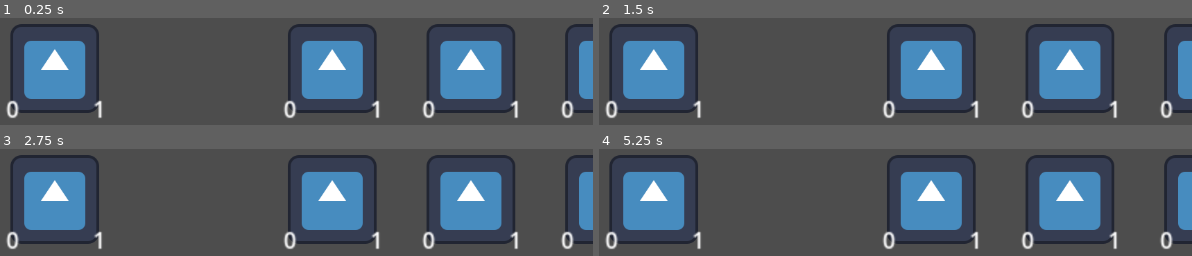
Above: before the commit, frames 1-4 (two rows, left to right).
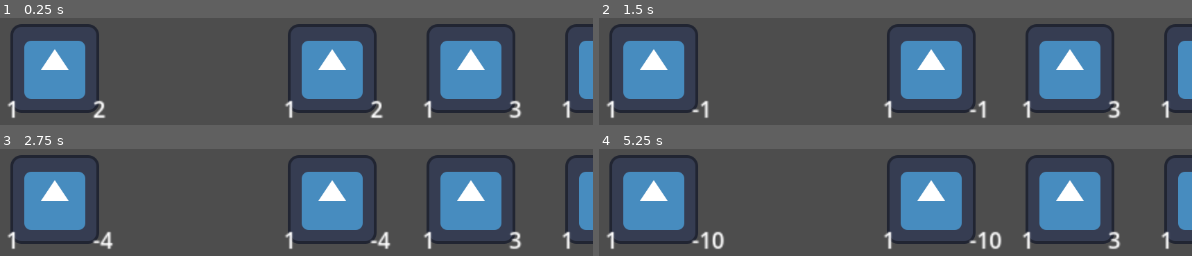
Above: after the commit, the same moments.

Repository: gknutson1/mass-effect-3
Game: Godot game, scene res://battle.tscn
The game is run twice, just before and just after one commit, with the same random seed, the same clock (stepped at 60 frames per second) and the same inputs. The engine's default icon, where the game draws it, is replaced by a stand-in: a white triangle on a blue panel in a dark square.
Inputs:
- Up to frame 1 (0.25 s): no input
- Up to frame 2 (1.5 s): tap Enter at 1.25 s
- Up to frame 3 (2.75 s): tap Space at 2 s
- Up to frame 4 (5.25 s): tap Enter at 5 s

The runs differ from the first frame. In frame 1, 1.7% of the frame differs, in the area x 1-97%, y 76-94%; in frame 2, 1.9%; in frame 3, 2.0%; in frame 4, 2.4%.

Commit message:
Here they go killin again

Diff:
--- a/BattleManager.gd
+++ b/BattleManager.gd
@@ -44,28 +44,34 @@
 	pass
 
 func can_battle() -> bool:
+	print("Can battle!")
 	return team1.size() > 0 && team2.size() > 0
 
 func fight_round():
-	var attacker1 = team1[0]
-	var attacker2 = team2[0]
+	var attacker1_obj = team1[0]
+	var attacker2_obj = team2[0]
 
-	if !(attacker1 is Character && attacker2 is Character):
-		return
+	var attacker1 = attacker1_obj.get_node("Character") as Character
+	var attacker2 = attacker2_obj.get_node("Character") as Character
 
+	print("Damage!")
 	attacker1.health -= attacker2.attack
 	attacker2.health -= attacker1.attack
 
-	for character in team1:
-		character.execute_abilities(self)
+	#for character in team1:
+		#character.execute_abilities(self)
+		#
+	#for character in team2:
+		#character.execute_abilities(self)
 
-	for character in team2:
-		character.execute_abilities(self)
+	var kill1 = team1.filter(is_alive)
+	var kill2 = team2.filter(is_alive)
 
-	team1.filter(is_alive)
-	team2.filter(is_alive)
+	var kill = kill1 + kill2
+
+
 
 	pass
 
-func is_alive(character) -> bool:
+func is_alive(character: Character) -> bool:
 	return character.health > 0
--- a/Character.gd
+++ b/Character.gd
@@ -3,8 +3,8 @@
 class_name Character
 
 var char_name = ""
-var health = 1;
-var attack = 0;
+var health = 3;
+var attack = 1;
 var defense = 0;
 
 @onready var health_label = get_node("../HealthLabel")
